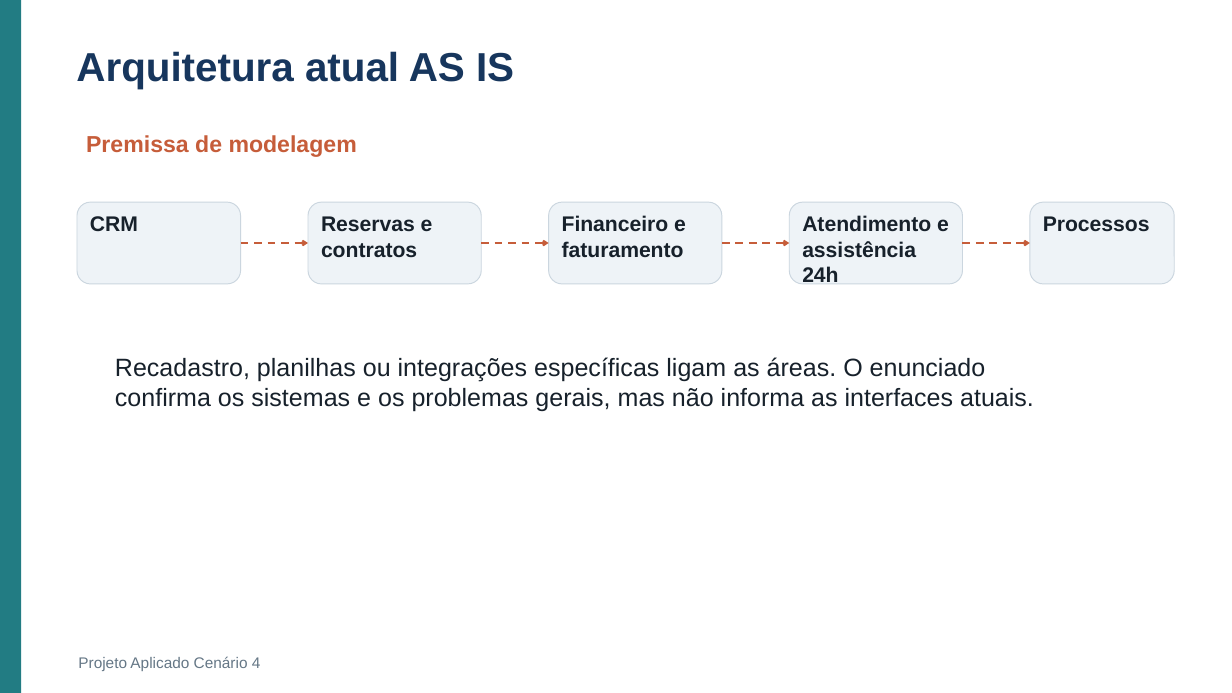
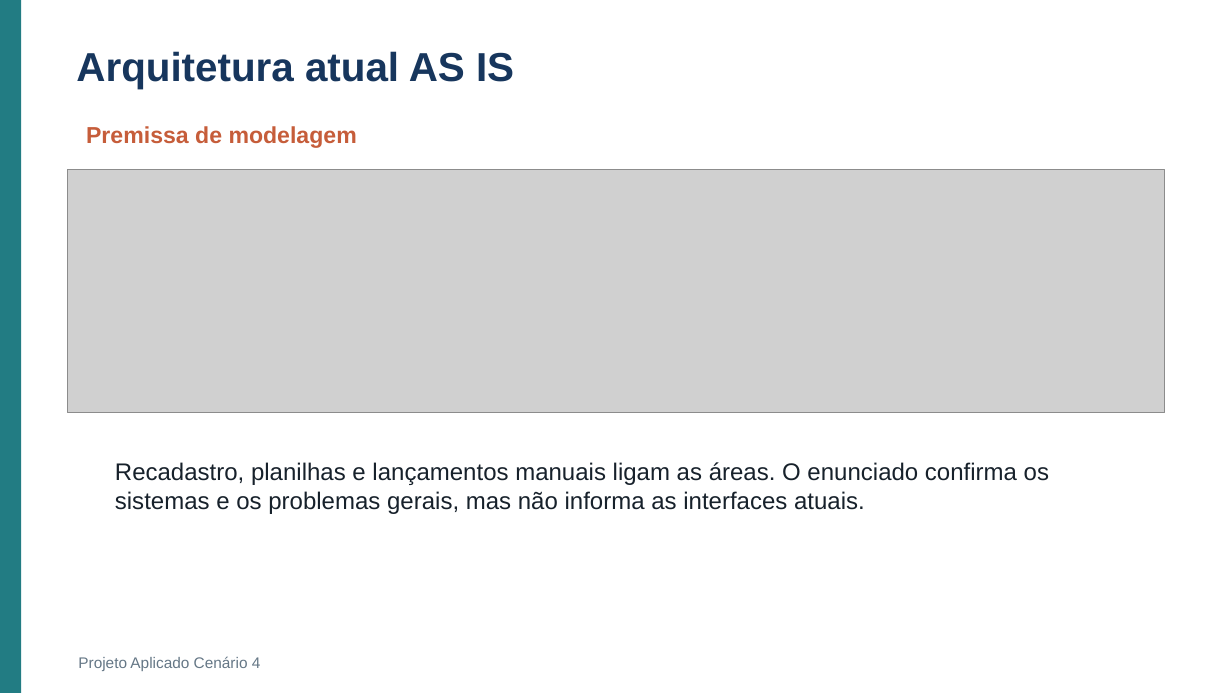
Before and after one commit to Roger-Quinelato/projetoAplicado7, a slide deck: slide 3 of output/Apresentacao_Cenario_4.pptx. Drawn at 1232x693 pixels with LibreOffice and Linux fonts; fonts in the diff are those of the drawing; grey boxes stand for pictures. Boxes give left, top, right and bottom in pixels: in the first picture for what was removed or moved away, otherwise in the second. Text is boxed around its words. In the diff, an @@ line names an element or a change of style, - is before the commit and + after.

```diff
--- a/output/Apresentacao_Cenario_4.pptx
+++ b/output/Apresentacao_Cenario_4.pptx
@@ text "Premissa de modelagem" moved from (x1=86, y1=135, x2=357, y2=157) to (x1=86, y1=126, x2=357, y2=148) @@
@@ picture added at (x1=67, y1=169, x2=1165, y2=412) @@
@@ rounded rectangle removed at (x1=77, y1=202, x2=240, y2=285) @@
-CRM
@@ rounded rectangle removed at (x1=308, y1=202, x2=482, y2=285) @@
-Reservas e contratos
@@ rounded rectangle removed at (x1=549, y1=202, x2=723, y2=285) @@
-Financeiro e faturamento
@@ rounded rectangle removed at (x1=789, y1=202, x2=963, y2=285) @@
-Atendimento e assistência 24h
@@ rounded rectangle removed at (x1=1031, y1=202, x2=1175, y2=285) @@
-Processos
@@ arrow removed from (240, 243) to (308, 243) @@
@@ arrow removed from (482, 243) to (549, 243) @@
@@ arrow removed from (722, 243) to (789, 243) @@
@@ arrow removed from (963, 243) to (1031, 243) @@
@@ text at (x1=115, y1=462, x2=1049, y2=514): text changed; size 19.5 to 18.8 pt @@
-Recadastro, planilhas ou integrações específicas ligam as áreas. O enunciado confirma os sistemas e os problemas gerais, mas não informa as interfaces atuais.
+Recadastro, planilhas e lançamentos manuais ligam as áreas. O enunciado confirma os sistemas e os problemas gerais, mas não informa as interfaces atuais.
```
Also in this commit, not shown: 6 other slides changed, 5 slides added, 2 slides removed, 1 other file.
